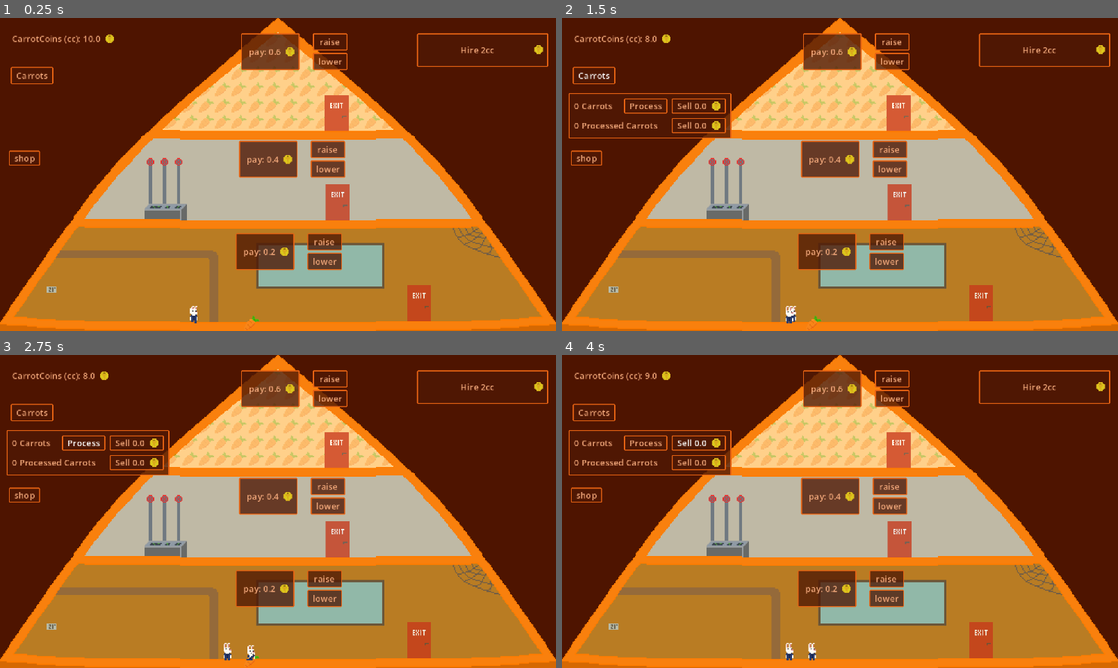
Above: before the commit, frames 1-4 (two rows, left to right).
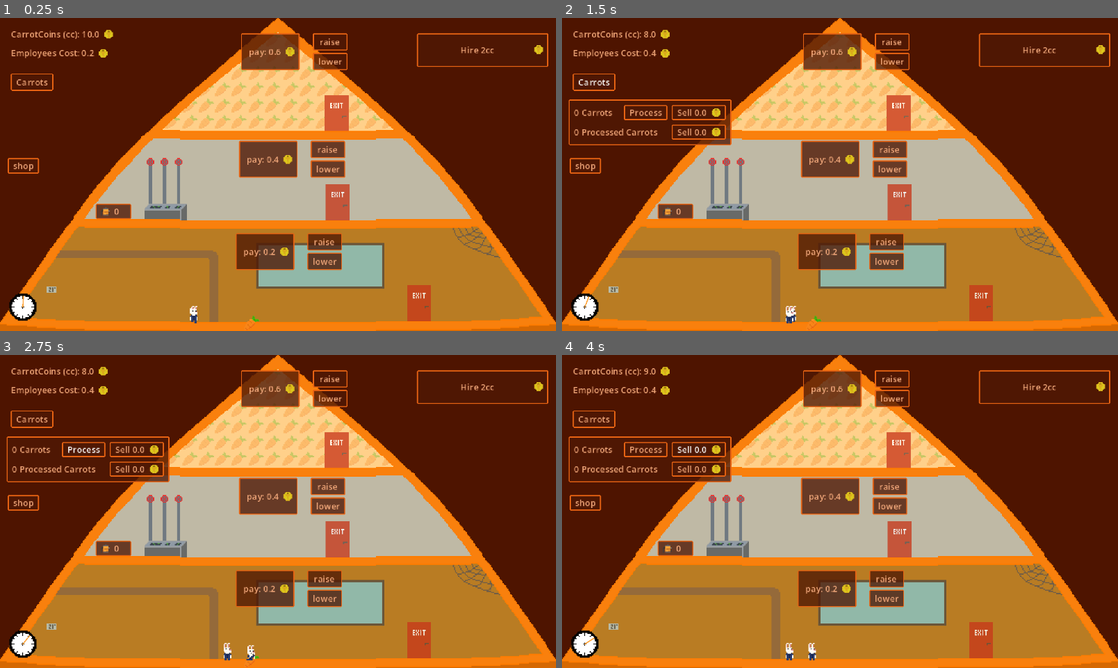
Above: after the commit, the same moments.

Repository: TheRedBread/jame-gam-56
Game: Godot game, scene res://main_scene.tscn
Two runs of this game, one before a commit and one after it. Both use one fixed random seed, a clock stepped at 60 frames per second and the inputs below. Sound files missing from this copy of the repository are replaced by a short silence.
Inputs:
- Up to frame 1 (0.25 s): no input
- Up to frame 2 (1.5 s): click "Hire 2cc" at 0.5 s; click "Carrots" at 1.25 s
- Up to frame 3 (2.75 s): click "Process" at 2 s
- Up to frame 4 (4 s): click "Sell 0.0" at 2.75 s; click "Sell 1.0" at 3.5 s

The runs differ from the first frame. In frame 1, 1.6% of the frame differs, in the area x 1-24%, y 3-97%; in frame 2, 3.5%, in the area x 1-31%, y 3-97%; in frame 3, 3.5%; in frame 4, 3.5%.

Commit message:
added clock, employee cost counter, carrots in process counter

Diff:
--- a/Employee/employee.gd
+++ b/Employee/employee.gd
@@ -73,7 +73,7 @@
 	satisfaction = clampf(satisfaction, 0, 1)
 
 	corruption += (corruption_predisposition + ((wage_expectancy * get_average_payment_of_type() - get_current_payment()) - (satisfaction/10)))/60
-	corruption = clampf((corruption + (corruption_predisposition/20))*0.3 + (1-satisfaction)*0.7, 0, 1)
+	corruption = clampf((corruption + (corruption_predisposition/20))*0.5 + (1-satisfaction)*0.5, 0, 1)
 	working_speed = (satisfaction + 0.5) * base_working_speed
 
 
--- a/main_scene.gd
+++ b/main_scene.gd
@@ -10,6 +10,7 @@
 const CAMERA_SCROLL_MARGIN := 7
 const CAMERA_SCROLL_SPEED := 400.0
 var employee_list : Array
+@onready var fabricated_counter: Label = %FabricatedCounter
 
 func get_current_pyramid():
 	return find_child("Pyramid")
@@ -35,7 +36,13 @@
 	%CarrotCounter.text = "CarrotCoins (cc): " + str(snappedf(Global.carrots_currency, 0.01))
 	$NewEmployeeButton.text = "Hire " + str(Global.employee_price) + "cc"
 	$FertilizeButton.text = "fertilze: " + str(Global.get_fertilize_price())
+	%FabricatedCounter.text = str(Global.carrots_in_process)
+	%ClockLine.rotation_degrees = -360 * $PayTimer.time_left/$PayTimer.wait_time
+	update_employee_prices()
 	handle_camera(delta)
+
+func update_employee_prices():
+	%EmployeePriceLabel.text = "Employees Cost: " + str(get_employees_payment())
 
 func get_employees() -> Array:
 	return get_tree().get_nodes_in_group("employee")
@@ -54,11 +61,15 @@
 	return true
 
 
-func _pay_employees():
+func get_employees_payment():
 	var farmers_count = get_employees_with_tier_type(EmployeeTypes.EmployeeType.FARMER).size()
 	var workers_count = get_employees_with_tier_type(EmployeeTypes.EmployeeType.WORKER).size()
 	var managers_count = get_employees_with_tier_type(EmployeeTypes.EmployeeType.MANAGER).size()
-	var payment = farmers_count*Global.farmer_paygrade + workers_count*Global.worker_paygrade + managers_count*Global.manager_paygrade
+	return farmers_count*Global.farmer_paygrade + workers_count*Global.worker_paygrade + managers_count*Global.manager_paygrade
+
+
+func _pay_employees():
+	var payment = get_employees_payment()
 
 	if (!_pay(payment)):
 		Global.farmer_paygrade = 0
--- a/main_scene.tscn
+++ b/main_scene.tscn
@@ -10,6 +10,8 @@
 [ext_resource type="PackedScene" uid="uid://bbt5ykuseuxky" path="res://workstations/human_saw.tscn" id="7_nfk4m"]
 [ext_resource type="Script" uid="uid://dwk0t13belu5p" path="res://booster.gd" id="8_66tet"]
 [ext_resource type="PackedScene" uid="uid://cgeteahn776a8" path="res://equipment_shop.tscn" id="9_7ycvg"]
+[ext_resource type="Texture2D" uid="uid://dcn2opnsjnmgl" path="res://UI/black_and_white_theme/icons/fabricator_icon.png" id="11_qwutr"]
+[ext_resource type="Texture2D" uid="uid://bglplpq78tkn8" path="res://UI/clock_table.png" id="12_671wp"]
 
 [node name="MainScene" type="Node2D" unique_id=235254048]
 script = ExtResource("1_0f027")
@@ -27,10 +29,10 @@
 [node name="Pyramid" parent="." unique_id=491428056 instance=ExtResource("2_2c62f")]
 
 [node name="HBoxContainer" type="HBoxContainer" parent="." unique_id=59252772]
-offset_left = 11.0
-offset_top = -1.0
-offset_right = 56.0
-offset_bottom = 39.0
+offset_left = 10.0
+offset_top = 9.0
+offset_right = 55.0
+offset_bottom = 21.0
 
 [node name="CarrotCounter" type="Label" parent="HBoxContainer" unique_id=493232259]
 unique_name_in_owner = true
@@ -43,14 +45,31 @@
 texture = ExtResource("4_wr18j")
 stretch_mode = 3
 
+[node name="FullEmployeePriceHBox" type="HBoxContainer" parent="." unique_id=827601035]
+offset_left = 10.0
+offset_top = 25.0
+offset_right = 87.0
+offset_bottom = 40.0
+
+[node name="EmployeePriceLabel" type="Label" parent="FullEmployeePriceHBox" unique_id=1645611927]
+unique_name_in_owner = true
+layout_mode = 2
+theme = ExtResource("2_d5x1h")
+text = "Employees Cost: "
+
+[node name="TextureRect" type="TextureRect" parent="FullEmployeePriceHBox" unique_id=1128939425]
+layout_mode = 2
+texture = ExtResource("4_wr18j")
+stretch_mode = 3
+
 [node name="Node2D" type="Node2D" parent="." unique_id=1593547567]
 position = Vector2(85, 15)
 
 [node name="SellingInterface" parent="." unique_id=563713991 instance=ExtResource("3_gyfs4")]
 offset_left = 6.0
-offset_top = 41.0
+offset_top = 47.0
 offset_right = 6.0
-offset_bottom = 41.0
+offset_bottom = 47.0
 
 [node name="EmployeeInspectorMenu" parent="." unique_id=980859345 instance=ExtResource("5_8mm7a")]
 unique_name_in_owner = true
@@ -114,7 +133,7 @@
 show_percentage = false
 
 [node name="EquipmentShop" parent="." unique_id=1350957442 instance=ExtResource("9_7ycvg")]
-position = Vector2(8, 122)
+position = Vector2(7, 129)
 
 [node name="FertilizeButton" type="Button" parent="." unique_id=2131669031]
 offset_left = 24.0
@@ -127,6 +146,44 @@
 alignment = 0
 icon_alignment = 2
 
+[node name="FabricatorCounterContainer" type="PanelContainer" parent="." unique_id=201590432]
+offset_left = 88.0
+offset_top = 171.0
+offset_right = 121.0
+offset_bottom = 185.0
+theme = ExtResource("2_d5x1h")
+
+[node name="HBoxContainer" type="HBoxContainer" parent="FabricatorCounterContainer" unique_id=1367251363]
+layout_mode = 2
+
+[node name="TextureRect" type="TextureRect" parent="FabricatorCounterContainer/HBoxContainer" unique_id=375764117]
+layout_mode = 2
+size_flags_horizontal = 4
+size_flags_vertical = 4
+texture = ExtResource("11_qwutr")
+
+[node name="FabricatedCounter" type="Label" parent="FabricatorCounterContainer/HBoxContainer" unique_id=1954864460]
+unique_name_in_owner = true
+layout_mode = 2
+size_flags_horizontal = 4
+theme = ExtResource("2_d5x1h")
+text = " 0"
+
+[node name="Clock" type="Node2D" parent="." unique_id=2000294799]
+position = Vector2(21, 266)
+
+[node name="ClockSprite" type="Sprite2D" parent="Clock" unique_id=294063681]
+texture = ExtResource("12_671wp")
+
+[node name="ClockLine" type="Node2D" parent="Clock" unique_id=1338094733]
+unique_name_in_owner = true
+
+[node name="Line2D" type="Line2D" parent="Clock/ClockLine" unique_id=64585068]
+position = Vector2(0, 0.5)
+points = PackedVector2Array(0, 0, 0, -11)
+width = 1.0
+default_color = Color(1, 0.63529414, 0.20784314, 1)
+
 [connection signal="pressed" from="NewEmployeeButton" to="." method="_on_button_pressed"]
 [connection signal="timeout" from="PayTimer" to="." method="_on_pay_timer_timeout"]
 [connection signal="milled" from="HumanSaw" to="." method="_on_human_saw_milled"]
--- a/workstations/carrot.gd
+++ b/workstations/carrot.gd
@@ -22,7 +22,7 @@
 				caught = true
 				break
 		if caught:
-			reserved_by.corruption = clampf(reserved_by.corruption - 0.5, 0, 1)
+			reserved_by.corruption = clampf(reserved_by.corruption - 0.1, 0, 1)
 			Global.carrots += 1
 			Global.do_text_popup("theft detected", reserved_by.global_position + Vector2(-20, -20), reserved_by, Color.from_rgba8(81, 169, 79))
 		else:
--- a/workstations/fabricator.gd
+++ b/workstations/fabricator.gd
@@ -47,7 +47,7 @@
 				break
 
 		if caught:
-			reserved_by.corruption = clampf(reserved_by.corruption - 0.5, 0, 1)
+			reserved_by.corruption = clampf(reserved_by.corruption - 0.1, 0, 1)
 			Global.processed_carrots += 1
 			Global.do_text_popup("theft detected", reserved_by.global_position + Vector2(-20, -20), reserved_by, Color.from_rgba8(81, 169, 79))
 		else:
Binary file added: UI/black_and_white_theme/icons/fabricator_icon.png
Not shown, added: UI/black_and_white_theme/icons/fabricator_icon.png.import
Binary file added: UI/clock_table.png
Not shown, added: UI/clock_table.png.import
